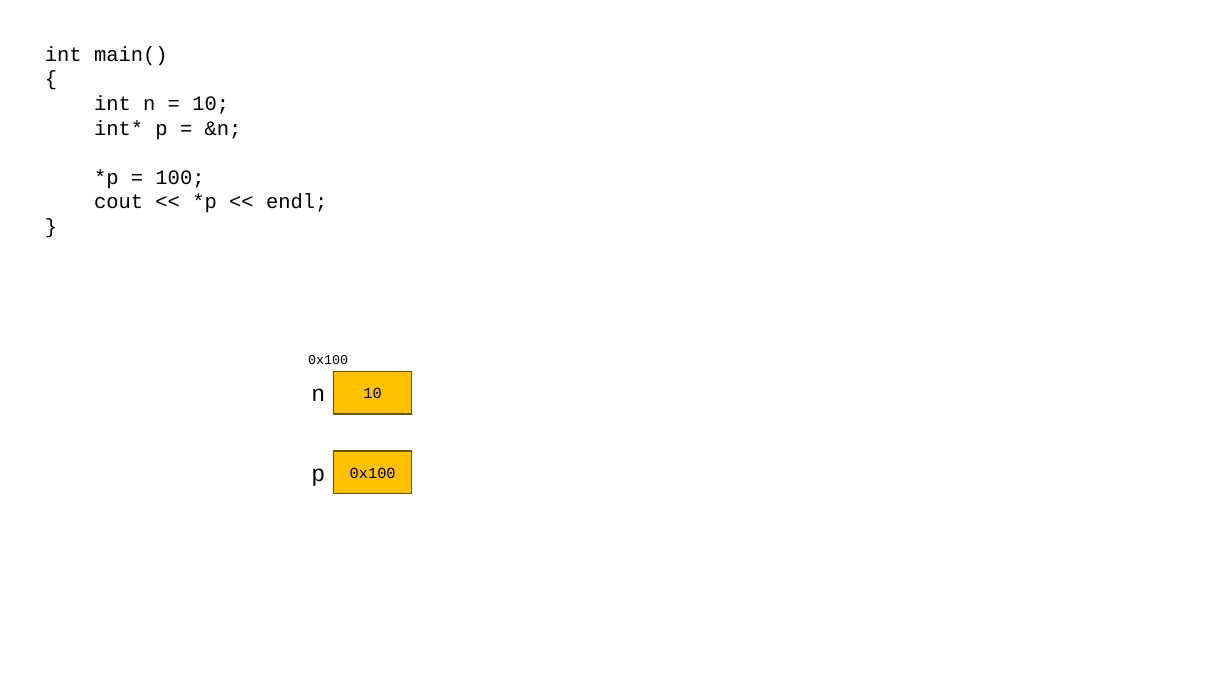
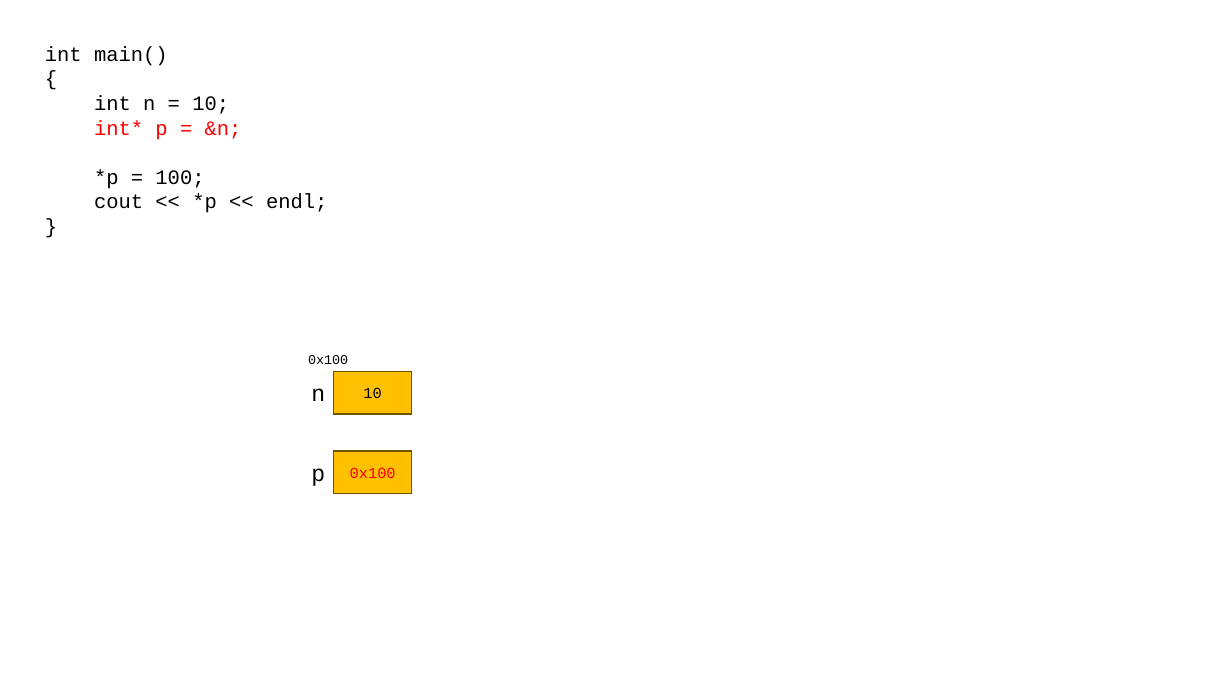
Before and after one commit to loopinf/hyundai_230612, a slide deck: slide 1 of 230612.pptx. Drawn at 1232x693 pixels with LibreOffice and Linux fonts; fonts in the diff are those of the drawing. Boxes give left, top, right and bottom in pixels: in the first picture for what was removed or moved away, otherwise in the second. Text is boxed around its words. In the diff, an @@ line names an element or a change of style, - is before the commit and + after.

```diff
--- a/230612.pptx
+++ b/230612.pptx
@@ text at (94,120,242,140): text colour #000000 to #FF0000 in "int* p = &n;" @@
@@ rectangle "0x100" at (334,451,411,494): text colour #000000 to #FF0000 @@
```
Also in this commit, not shown: 1 other file.
